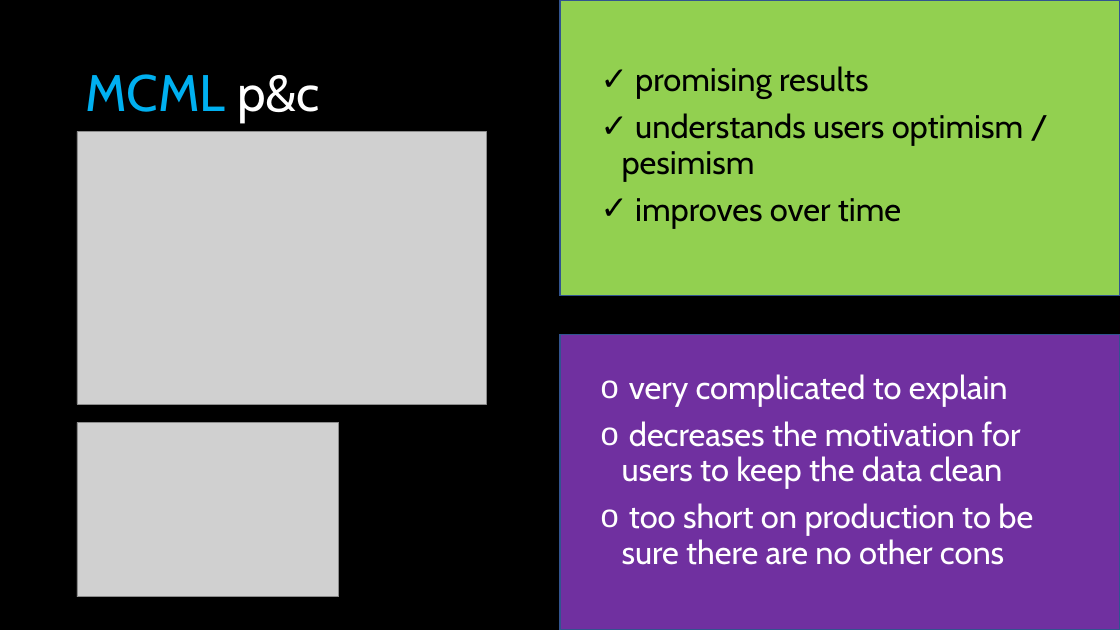
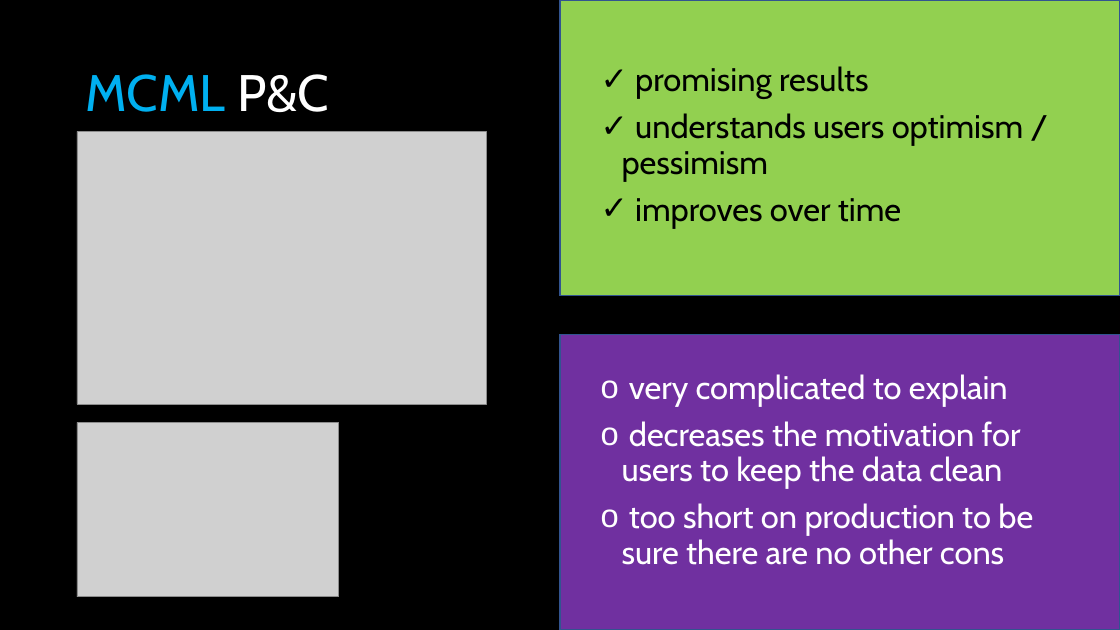
Before and after one commit to lady-pandas/is-prediction-still-difficult, a slide deck: slide 19 of presentation/Is prediction STILL difficult.pptx. Drawn at 1120x630 pixels with LibreOffice and Linux fonts; fonts in the diff are those of the drawing; grey boxes stand for pictures. Boxes give left, top, right and bottom in pixels: in the first picture for what was removed or moved away, otherwise in the second. Text is boxed around its words. In the diff, an @@ line names an element or a change of style, - is before the commit and + after.

Commit message:
Presentation pdf

```diff
--- a/presentation/Is prediction STILL difficult.pptx
+++ b/presentation/Is prediction STILL difficult.pptx
@@ title at box(85, 74, 329, 112): text changed @@
-MCML p&c
+MCML P&C
@@ text at box(622, 113, 1024, 182): text changed @@
-✓ understands users optimism / pesimism
+✓ understands users optimism / pessimism
```
Also in this commit, not shown: 7 other slides changed, 1 other file.
